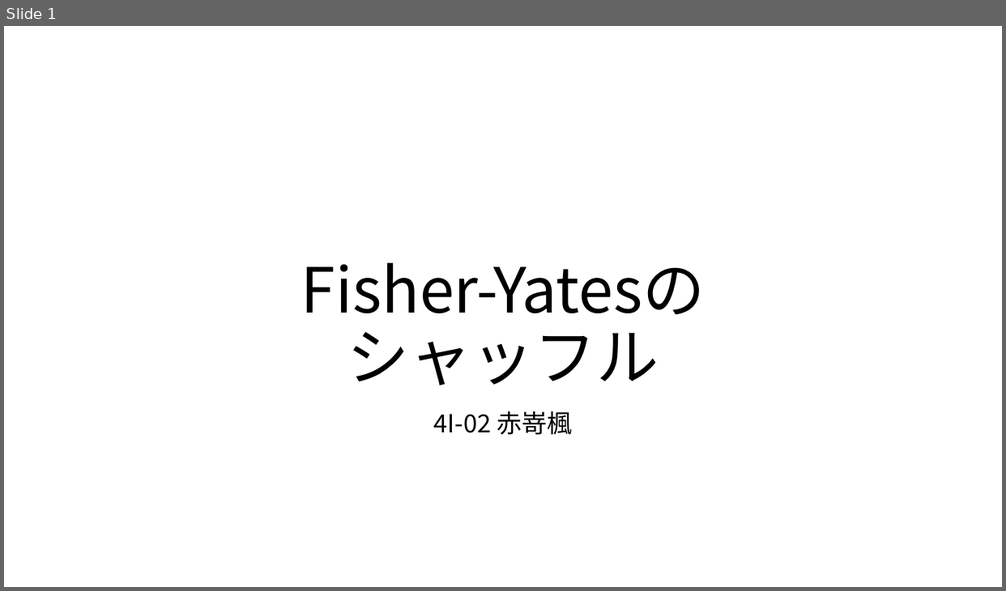
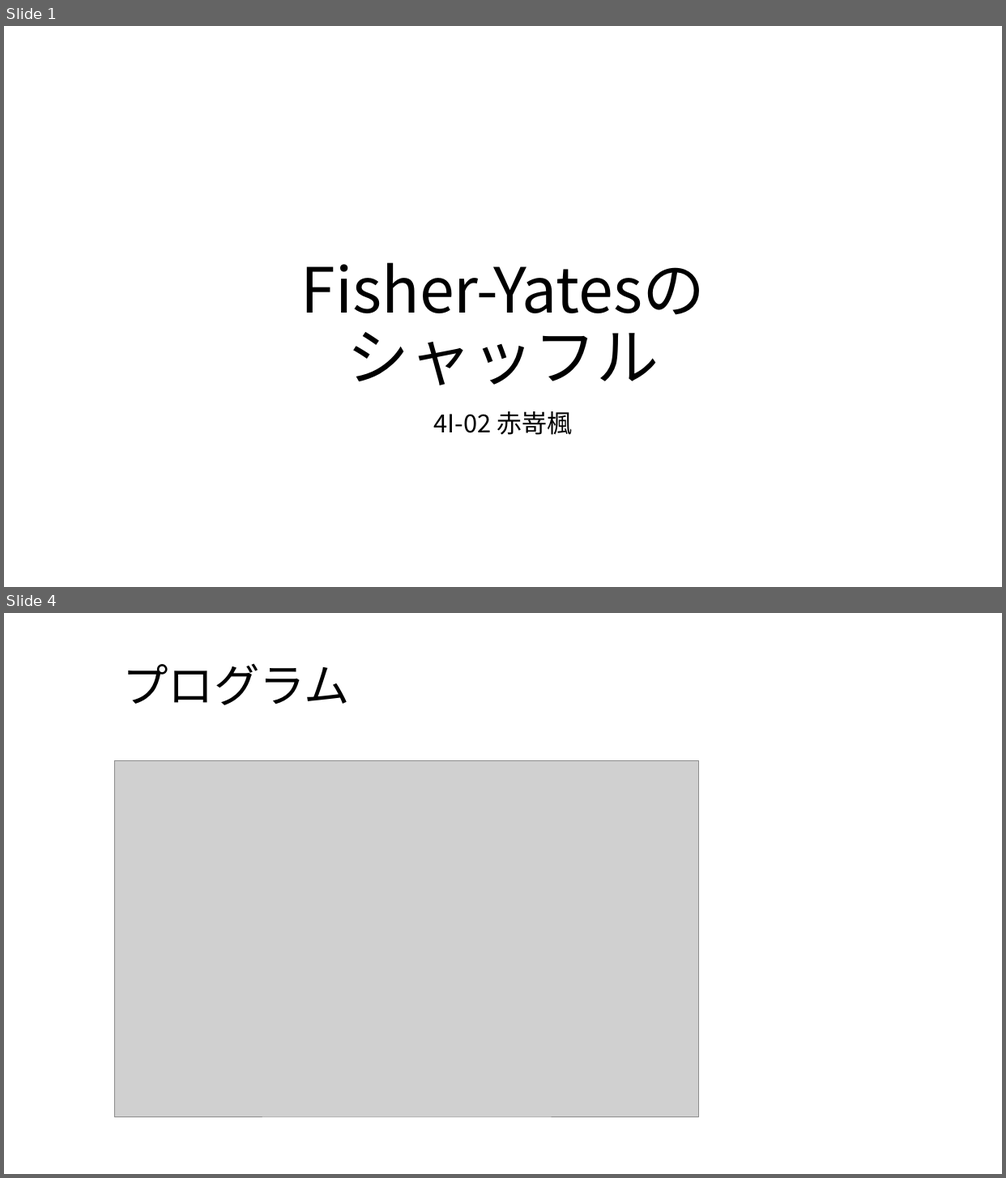
Before and after one commit to ykNe0372/Fisher-Yates, a slide deck: Fisher-Yates発表用.pptx. Shown one above the other, each under a label of ours: slide 1 before the commit, slides 1 and 4 after it; the slides between them are not shown. The pictures are 1006x591 and 1006x1178 pixels, drawn with LibreOffice and Linux fonts; fonts in the diff are those of the drawing; grey boxes stand for pictures; background and template pictures are left out. Boxes give left, top, right and bottom in pixels: in the first picture for what was removed or moved away, otherwise in the second. Text is boxed around its words. In the diff, an @@ line names an element or a change of style, - is before the commit and + after.

```diff
--- a/Fisher-Yates発表用.pptx
+++ b/Fisher-Yates発表用.pptx
@@ slide 4 added at [4,613,1002,1174], background picture (left out) @@
@@ title added at [122,663,350,705], 44 pt, text #000000 @@
+プログラム
@@ picture added at [115,760,699,1117] @@
```
Also in this commit, not shown: 4 other slides added.
